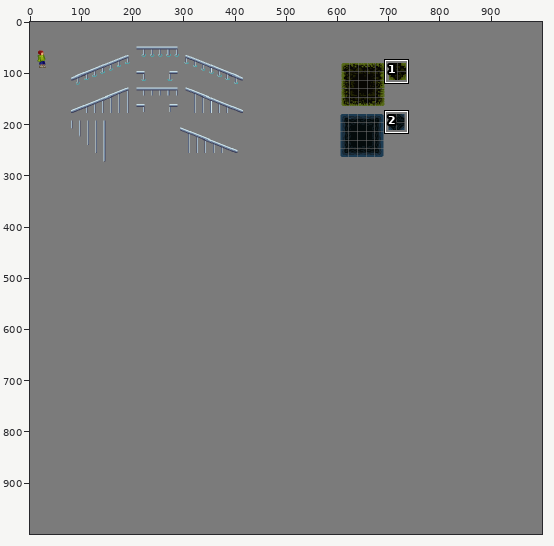
Pixel-art file, stored at Assets/Sprites/tilemapEverything.aseprite. Above: a wide view before the commit, with the close-up outlined.
Close-up. The starting point:
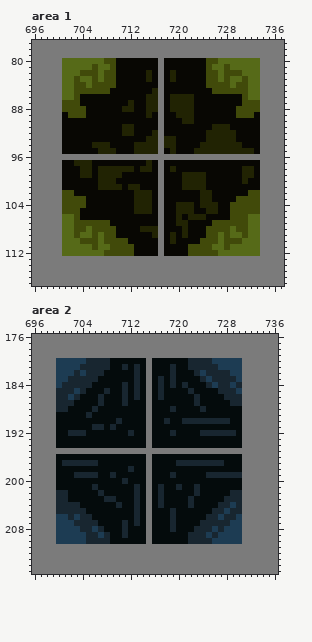
1000x1000 pixels, 1 frame. Colours within 5 levels of each other are drawn and written as one. Shown: area 1: x 696..737, y 77..117; area 2: x 696..736, y 176..215. The commit also changed other parts of the picture, which this record leaves out.
New version:
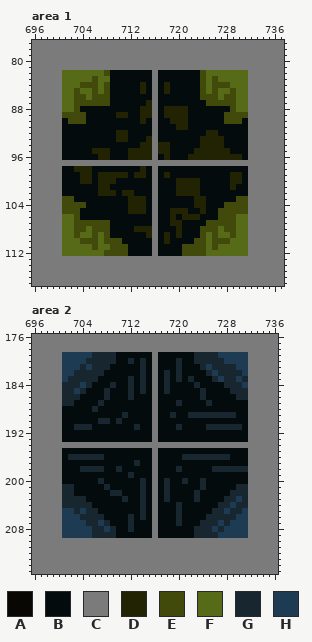
Palette (. is transparent): A #080703  B #040b0c  C #7b7b7b  D #212303  E #414a0a  F #566a18  G #182630  H #1d3c53
From old to new:
Area 1, layer "Flattened":
y 80: x 701..716 FFFFFFFEEAAAAAAA -> CCCCCCCCCCCCCCCC; x 718..733 AAAAAAAEEFFFFFFF -> CCCCCCCCCCCCCCCC
y 81: x 701..716 FFFFFEFFEAAAAAAA -> CCCCCCCCCCCCCCCC; x 718..733 AAAAAAAEFFEFFFFF -> CCCCCCCCCCCCCCCC
y 82: x 704..706 EEE -> FFF; x 709..726 EAAAAADACADAAAAAEE -> BBBBBBBCBBBBBBBEFF; x 728..730 EEE -> FFF; x 732..733 FF -> CC
y 83: x 703 E -> F; x 708..725 EEAAAAADACADAAAAAE -> FBBBBBBBCBBBBBBBEF; x 728 E -> F; x 731..733 EFF -> FCC
y 84: x 703 E -> F; x 705 F -> E; x 707 E -> F; x 709..725 EAAAAAAACAAAAAAAE -> BBBBBDBCBDBBBBBEF; x 730..733 EEFF -> FFCC
y 85: x 704..705 EE -> FF; x 707 E -> F; x 709..725 AAAAAAADCAAAAAAAA -> BBBBBDBCBDBBBBBEF; x 727..728 EE -> FF; x 730..733 EEFF -> FFCC
y 86: x 704..733 AAAAAAAAAAADDCADDDDAAAAAAAAEFF -> EFEEEBBBBBBBCBBBBBBBEEEFEEFFCC
y 87: x 701..702 EE -> FF; x 704..714 AAAAAAAADAA -> EEEEEBBBBBB; x 716..733 DCADDDDAAAAAAAAEEE -> CBBBBBBBBEEEEEFFCC
y 88: x 701..702 EE -> FF; x 704..714 EAAAAAADDAA -> BBBBBBBBBBD; x 716..718 DCA -> CBD; x 722..733 DAAAAAAAEEEE -> BBBBBBBEFFCC
y 89: x 701 A -> E; x 705..714 AAAAAAAAAA -> BBBBBDDBBD; x 716..719 ACAA -> CBDD; x 722..729 DAAAAAAA -> BBBBBBEE; x 732..733 EA -> CC
y 90: x 701..720 AAAAAAAAAAAAAAAACAAA -> BEEEBBBBBBBBBDBCBBDD; x 722..733 DAAAAAAAAAAA -> BBBBBBEEEBCC
y 91: x 701..733 AAAAAAAAAADDAAAACAAAAAAAADDDAAAAA -> BBBBBBBBBBBBBBBCBBBDDBBBBBBBBBBCC
y 92: x 701..710 AAAAAAAAAA -> BBBBBBBBBD; x 712..724 DAAADCAAAAAAA -> BBBBCBBBBBBBB; x 727..733 DDDAAAA -> BBBBBCC
y 93: x 701..714 AAAAAAAAAAAAAA -> BBBBBBBBBDDBBB; x 716..724 DCDDAAAAA -> CBBBBBBBD; x 728..733 DDAAAA -> BBBBCC
y 94: x 701..713 AAAAADDDAAAAD -> BBBBBBBBBBBBB; x 716..717 DC -> CD; x 719..723 DAAAA -> BBBBB; x 728..733 DDDAAA -> BBBBCC
y 95: x 701..706 AAAAAA -> BBBBBD; x 709..712 DAAA -> BBBD; x 716..722 DCADAAA -> CDDBBBB; x 729..733 DDDDA -> BBBCC
y 96: x 701..715 CCCCCCCCCCCCCCC -> BBBBBBDDBBBDDDD; x 717..731 CCCCCCCCCCCCCCC -> BDBBBDDDDDDDDDB
y 97: x 701..716 AADDDAAAAAAAAADA -> CCCCCCCCCCCCCCCC; x 718..733 AAAAAAAAAAAAAAAA -> CCCCCCCCCCCCCCCC
y 98: x 701..703 AAA -> BBD; x 706..713 ADDDDDDA -> BBBBBBBB; x 715..733 DACADAAAAAAAAAAADDA -> BCBBBBBBBBBBBBBBBCC
y 99: x 701..703 AAA -> BBB; x 706 A -> B; x 711..733 AAAAAACAAADDDDAAAAAADDA -> DBDDBCBDBBBBBBBBBBDDBCC
y 100: x 701..706 AAAAAA -> BBBDDB; x 710..720 AAAAAAACAAA -> BBBBBBCBBBD; x 724..733 DAAAAAADAA -> BBBBBDDBCC
y 101: x 701..706 AAAAAA -> BBBBBB; x 709..720 DDADDAAACAAA -> BBBBBBBCBBBD; x 724..733 DAAAAAAAAA -> BBBBBDBBCC
y 102: x 701..733 EEAAAAAAAAAADDDACAAAAAADDAAAAAAEE -> BBBBBBDDDBDDBBBCBBBDDDDBBBBBBBBCC
y 103: x 703..712 EEAAAAAAAA -> BBBBBBBBBD; x 715..723 DACAAAAAA -> BCBBBBBBD; x 725..729 DAAAA -> BBBBB; x 732..733 EE -> CC
y 104: x 705..712 AAAAAAAA -> BBBBBBBD; x 715..723 DACAADDDA -> BCBBBBBBD; x 725..728 DDAA -> BBBE; x 732..733 EE -> CC
y 105: x 704..712 AAAAAAAAA -> BBBBBBBBD; x 715..719 DACAA -> BCBBD; x 722..728 DAADDAA -> BBDBBEE; x 732..733 EE -> CC
y 106: x 704..721 AAAAAAAAAAAAACAADA -> BBBBBBBBBBBBCBBDBD; x 724..728 DAAAA -> BBBEE; x 730..733 EEFF -> FFCC
y 107: x 709..719 AAAAAAAACAA -> BBBBBBBCBBD; x 721..725 DAAAA -> BBBBE; x 730..733 EEFF -> FFCC
y 108: x 709..713 EAAAA -> BBBBD; x 716..724 DCAAADAAA -> CBBBDBBBE; x 727 E -> F; x 729..733 FEEFF -> EFFCC
y 109: x 709..725 EAAAAAADCADADAAAE -> BBBBBBDCBDBDBBBEF; x 728..729 EF -> FE; x 731..733 EFF -> FCC
y 110: x 711..723 EAAAAACADAAAA -> BBBBBCBDBBBBE; x 725 E -> F; x 727 F -> E; x 729..730 EE -> FF; x 732..733 FF -> CC
y 111: x 712..721 EAAAACAAAA -> BBBBCBBBBE; x 725..726 EF -> FE; x 728 E -> F; x 732..733 FF -> CC
y 112: x 712..721 EAAAACAAAA -> BBBBCBBBBE; x 725..726 EE -> FF; x 732..733 FF -> CC
Area 2, layer "Flattened":
y 179: x 701..715 CCCCCCCCCCCCCCC -> HHHHHGGGGBBBBBB; x 717..731 CCCCCCCCCCCCCCC -> BBBBBBGGGGHHHHH
y 180: x 700 H -> C; x 709 B -> G; x 712 B -> G; x 714..716 BCB -> GBC; x 720 B -> G; x 722 G -> B; x 726..727 HH -> GG; x 731 C -> H
y 181: x 700 H -> C; x 705 G -> H; x 711 G -> B; x 713..716 GBCB -> BGBC; x 719..720 GB -> BG; x 722..723 GG -> BB; x 725 G -> H; x 727..729 HHH -> GGG; x 731 C -> H
y 182: x 700 H -> C; x 704 H -> G; x 713..716 GBCB -> BGBC; x 718..720 BGB -> GBG; x 723..724 GH -> BB; x 726 G -> H; x 729..731 HHC -> GGH
y 183: x 700 H -> C; x 712..720 BGBCBGBGB -> GBGBCBGBG; x 722 B -> G; x 724..725 GH -> BB; x 727 G -> H; x 731 C -> G
y 184: x 700 H -> C; x 704 G -> H; x 709 B -> G; x 711..719 GBGBCBGBG -> BGBGBCBGB; x 721 G -> B; x 723 B -> G; x 725..727 GHG -> BBB; x 729 H -> G; x 731 C -> H
y 185: x 700 G -> C; x 711..718 GBGBCBGB -> BGBGBCBG; x 722 G -> B; x 724 B -> G; x 727..728 GG -> BB; x 730..731 HC -> GG
y 186: x 700 G -> C; x 702 H -> G; x 707..708 GB -> BG; x 711..713 GBG -> BGB; x 715..717 CBG -> BCB; x 723..724 GB -> BG; x 728..729 GG -> BB; x 731 C -> G
y 187: x 700 G -> C; x 711 G -> B; x 715..716 CB -> BC; x 720 B -> G; x 723 G -> B; x 725 B -> G; x 729..731 GGC -> BBB
y 188: x 700..701 GG -> CB; x 715..716 CB -> BC; x 719 G -> B; x 724 G -> B; x 731 C -> B
y 189: x 700 B -> C; x 705 G -> B; x 711 B -> G; x 715..716 CB -> BC; x 719 B -> G; x 722..729 BBBBBBBB -> GGGGGGGG; x 731 C -> B
y 190: x 700 B -> C; x 707..708 BB -> GG; x 715..716 CB -> BC; x 718 G -> B; x 721..728 GGGGGGGG -> BBBBBBBB; x 731 C -> B
y 191: x 700 B -> C; x 703..707 BBBGG -> GGGBB; x 709 G -> B; x 713 B -> G; x 715..716 CB -> BC; x 720 B -> G; x 725..731 BBBBBBC -> GGGGGGB
y 192: x 700 B -> C; x 702..704 GGG -> BBB; x 712 G -> B; x 715..716 CB -> BC; x 719 G -> B; x 724..729 GGGGGG -> BBBBBB; x 731 C -> B
y 193: x 700 B -> C; x 715..716 CB -> BC; x 731 C -> B
y 194: x 700..714 BBBBBBBBBBBBBBB -> CCCCCCCCCCCCCCC; x 716..730 BBBBBBBBBBBBBBB -> CCCCCCCCCCCCCCC
y 195: x 701..715 CCCCCCCCCCCCCCC -> BBBBBBBBBBBBBBB; x 717..731 CCCCCCCCCCCCCCC -> BBBBBBBBBBBBBBB
y 196: x 700 B -> C; x 702..707 BBBBBB -> GGGGGG; x 715..716 CB -> BC; x 721..728 BBBBBBBB -> GGGGGGGG; x 731 C -> B
y 197: x 700..706 BGGGGGG -> CBBBBBB; x 713 B -> G; x 715..716 CB -> BC; x 720..727 GGGGGGGG -> BBBBBBBB; x 731 C -> B
y 198: x 700 B -> C; x 704..707 BBBB -> GGGG; x 710 B -> G; x 712 G -> B; x 715..716 CB -> BC; x 720 B -> G; x 726..731 BBBBBC -> GGGGGG
y 199: x 700 B -> C; x 703..706 GGGG -> BBBB; x 709 G -> B; x 712 B -> G; x 715..716 CB -> BC; x 719 G -> B; x 725..731 GGGGGGC -> BBBBBBB
y 200: x 700 B -> C; x 707 B -> G; x 711 G -> B; x 714..716 BCB -> GBC; x 718 B -> G; x 721 B -> G; x 724 B -> G; x 731 C -> B
y 201: x 700..702 BBB -> CGG; x 706 G -> B; x 708 B -> G; x 713..718 GBCBGB -> BGBCBG; x 720 G -> B; x 723..724 GB -> BG; x 730..731 BC -> GG
y 202: x 700 G -> C; x 702 B -> G; x 707 G -> B; x 709..710 BB -> GG; x 713..718 GBCBGB -> BGBCBG; x 731 C -> G
y 203: x 700 G -> C; x 702..704 BBB -> GGG; x 708..709 GG -> BB; x 711 B -> G; x 713..718 GBCBGB -> BGBCBG; x 722..723 GB -> BG; x 730..731 GC -> HG
y 204: x 700 G -> C; x 704..705 BB -> GG; x 710 G -> B; x 713..717 GBCBG -> BGBCB; x 720 B -> G; x 722 G -> B; x 731 C -> G
y 205: x 700..702 GGG -> CHH; x 704..706 GBB -> HGG; x 713..716 GBCB -> BGBC; x 719..720 GB -> BG; x 731 C -> H
y 206: x 700 H -> C; x 702 G -> H; x 706..707 BB -> GG; x 712..716 BGBCB -> GBGBC; x 719..720 GB -> BG; x 727 H -> G; x 731 C -> H
y 207: x 700 H -> C; x 703..704 GG -> HH; x 707..708 BB -> HG; x 711..713 GBG -> BGB; x 715..716 CB -> BC; x 719..720 GB -> BG; x 727 G -> H; x 731 C -> H
y 208: x 700 H -> C; x 704..706 GGH -> HHG; x 708..709 BB -> HG; x 711..712 GB -> BG; x 715..716 CB -> BC; x 719 G -> B; x 731 C -> H
y 209: x 700 H -> C; x 705 G -> H; x 707 H -> G; x 709 B -> G; x 711 G -> B; x 715..716 CB -> BC; x 722 G -> B; x 725 H -> G; x 731 C -> H
y 210: x 700..714 HHHHHGGGGBBBBBB -> CCCCCCCCCCCCCCC; x 716..730 BBBBBBGGGGHHHHH -> CCCCCCCCCCCCCCC
Boxes around the changes in both close-ups, in picture pixels (x1, y1, x2, y2):
changed: (62, 58, 260, 256)
changed: (56, 352, 248, 544)
